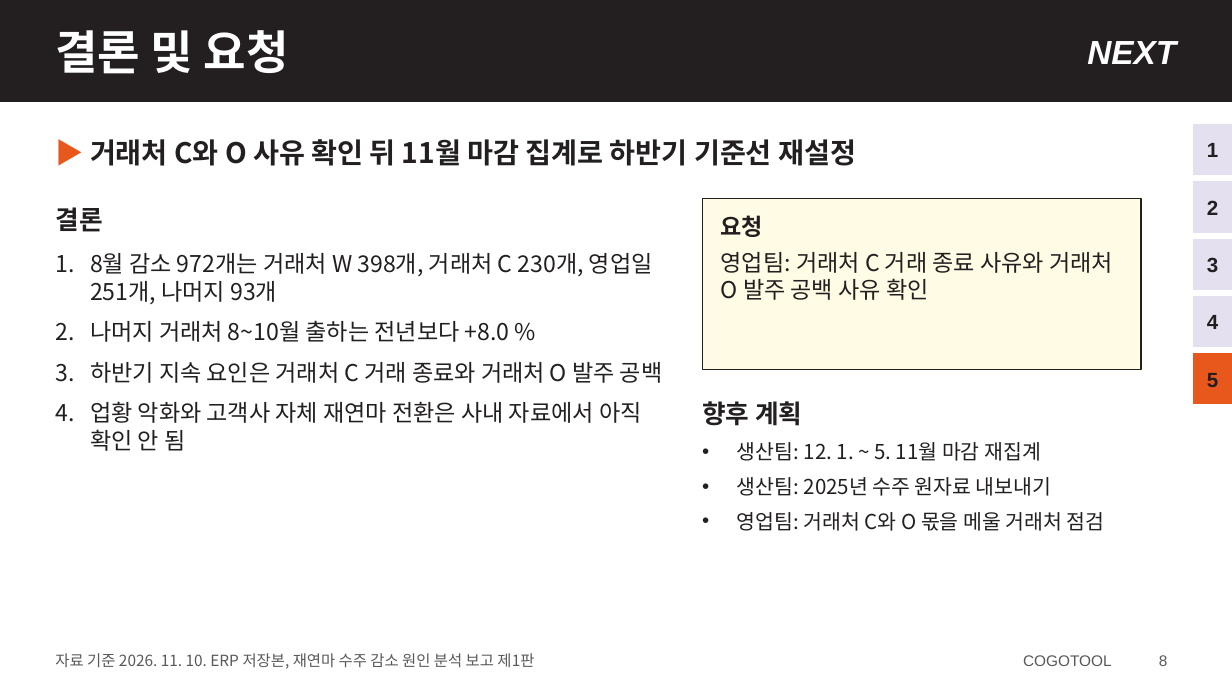
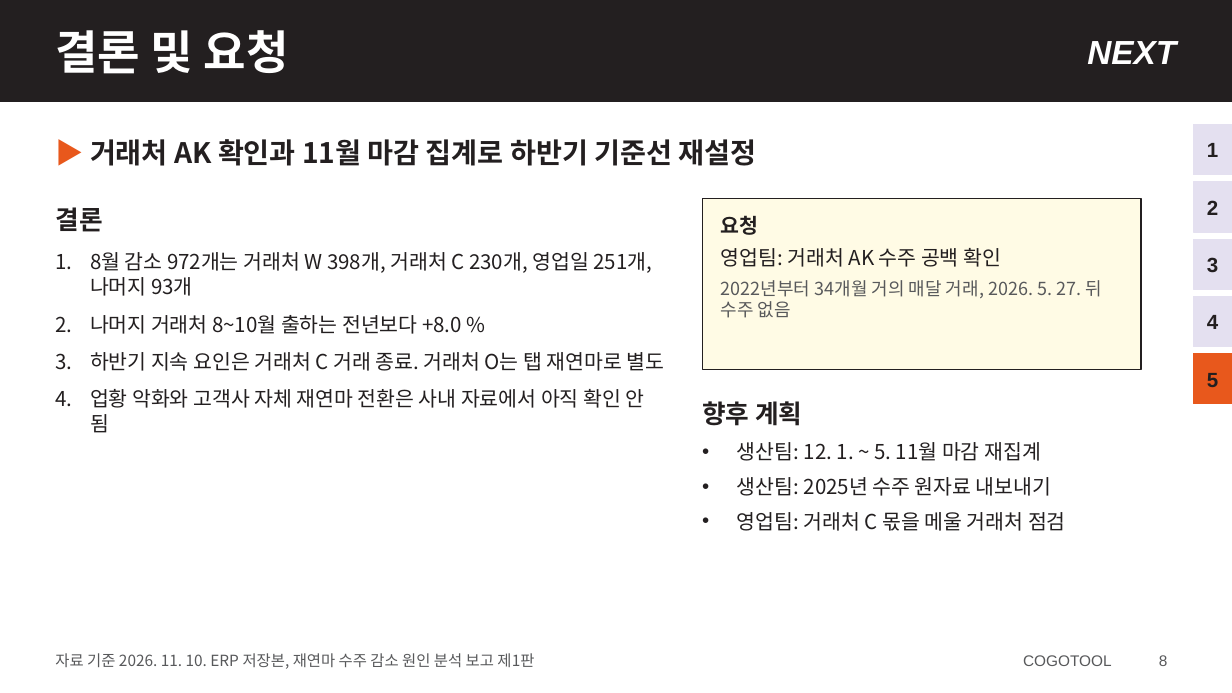
Before and after one commit to HanKyungJun/koreatooling-portal, a slide deck: slide 8 of wiki/reports/04_비교·분석/수주감소_원인분석_발표_20261127.pptx. Drawn at 1232x693 pixels with LibreOffice and Linux fonts; fonts in the diff are those of the drawing. Boxes give left, top, right and bottom in pixels: in the first picture for what was removed or moved away, otherwise in the second. Text is boxed around its words. In the diff, an @@ line names an element or a change of style, - is before the commit and + after.

Commit message:
수주 보고·발표: 초경툴 종료 확정, 대일정공 탭 재연마 특수 거래로 제외, 영업 확인은 이엠티

```diff
--- a/wiki/reports/04_비교·분석/수주감소_원인분석_발표_20261127.pptx
+++ b/wiki/reports/04_비교·분석/수주감소_원인분석_발표_20261127.pptx
@@ text at (90, 139, 757, 166): text changed @@
-▶ 거래처 C와 O 사유 확인 뒤 11월 마감 집계로 하반기 기준선 재설정
+▶ 거래처 AK 확인과 11월 마감 집계로 하반기 기준선 재설정
@@ text at (721, 215, 759, 235): size 18 to 16 pt in "요청" @@
@@ text at (90, 252, 653, 433): size 18 to 16 pt in "8월 감소 972개는 거래처 W 398개, 거래처 ...", "나머지 거래처 8~10월 출하는 전년보다 +8.0 %", "업황 악화와 고객사 자체 재연마 전환은 사내 ..." @@
@@ text at (721, 248, 1102, 318): text changed; size 18 to 14 pt; text colour #231F20 to #58595B @@
-영업팀: 거래처 C 거래 종료 사유와 거래처 O 발주 공백 사유 확인
+영업팀: 거래처 AK 수주 공백 확인
+2022년부터 34개월 거의 매달 거래, 2026. 5. 27. 뒤 수주 없음
@@ text at (90, 352, 665, 371): text changed; size 18 to 16 pt @@
-3. 하반기 지속 요인은 거래처 C 거래 종료와 거래처 O 발주 공백
+3. 하반기 지속 요인은 거래처 C 거래 종료. 거래처 O는 탭 재연마로 별도
@@ text at (737, 512, 1066, 531): text changed @@
-• 영업팀: 거래처 C와 O 몫을 메울 거래처 점검
+• 영업팀: 거래처 C 몫을 메울 거래처 점검
```
Also in this commit, not shown: 2 other slides changed, 9 other files.
